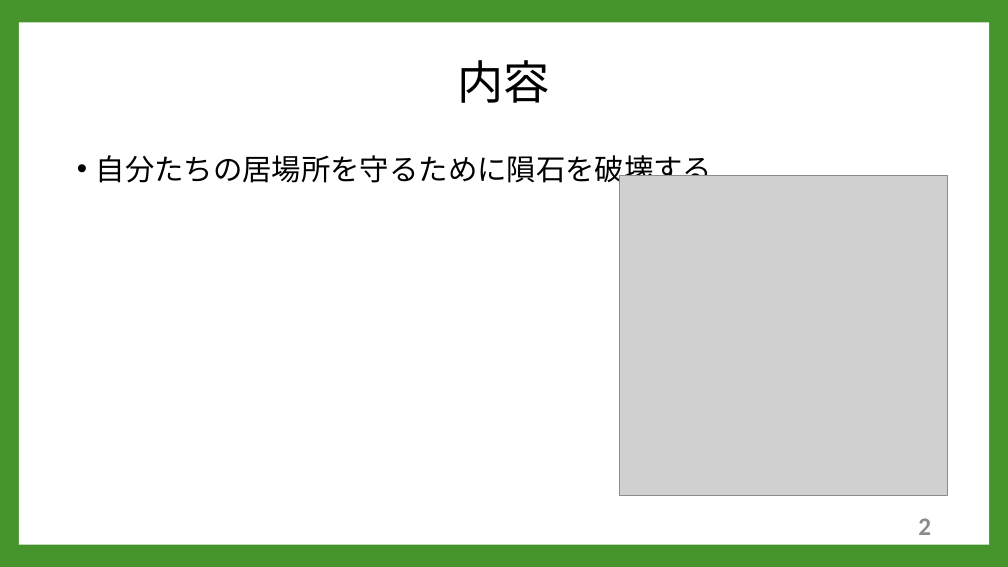
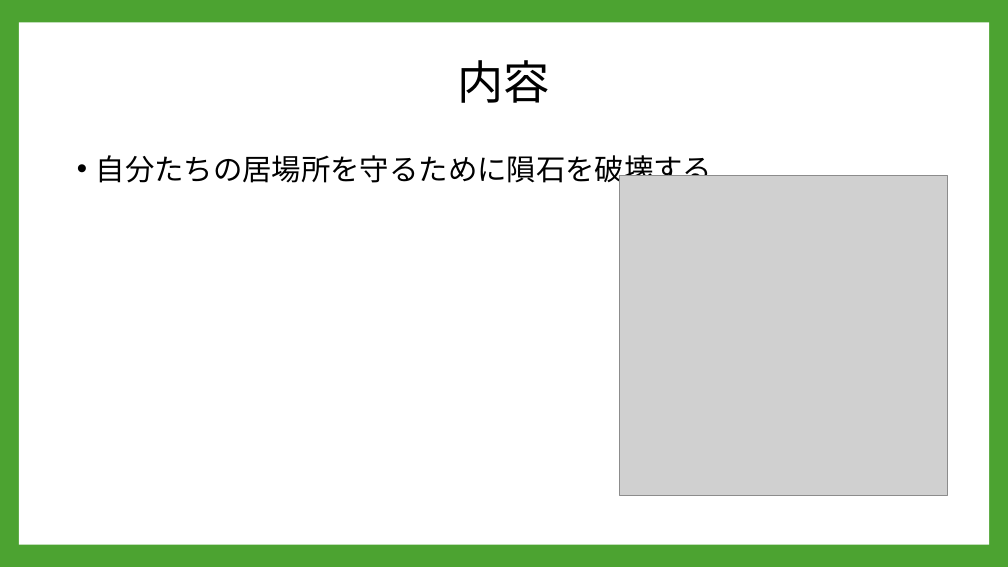
Before and after one commit to A23019/GC_A3_1, a slide deck: slide 7 of 企画/PowerPoint/企画案２.pptx (slide 3 before the commit). Drawn at 1008x567 pixels with LibreOffice and Linux fonts; fonts in the diff are those of the drawing; grey boxes stand for pictures; background and template pictures are left out. Boxes give left, top, right and bottom in pixels: in the first picture for what was removed or moved away, otherwise in the second. Text is boxed around its words. In the diff, an @@ line names an element or a change of style, - is before the commit and + after.

```diff
--- a/企画/PowerPoint/企画案２.pptx
+++ b/企画/PowerPoint/企画案２.pptx
@@ background #45942C to #4CA331 @@
@@ page number removed at [918,518,931,535] @@
-2
```
Also in this commit, not shown: 5 other slides changed, 11 slides added, 1 slide removed, 4 other files.
